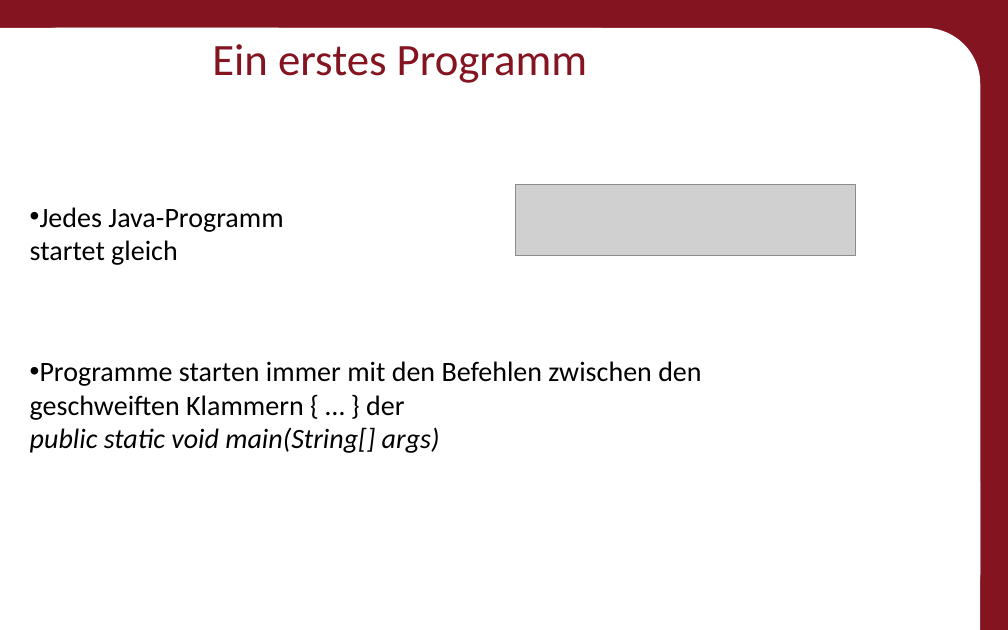
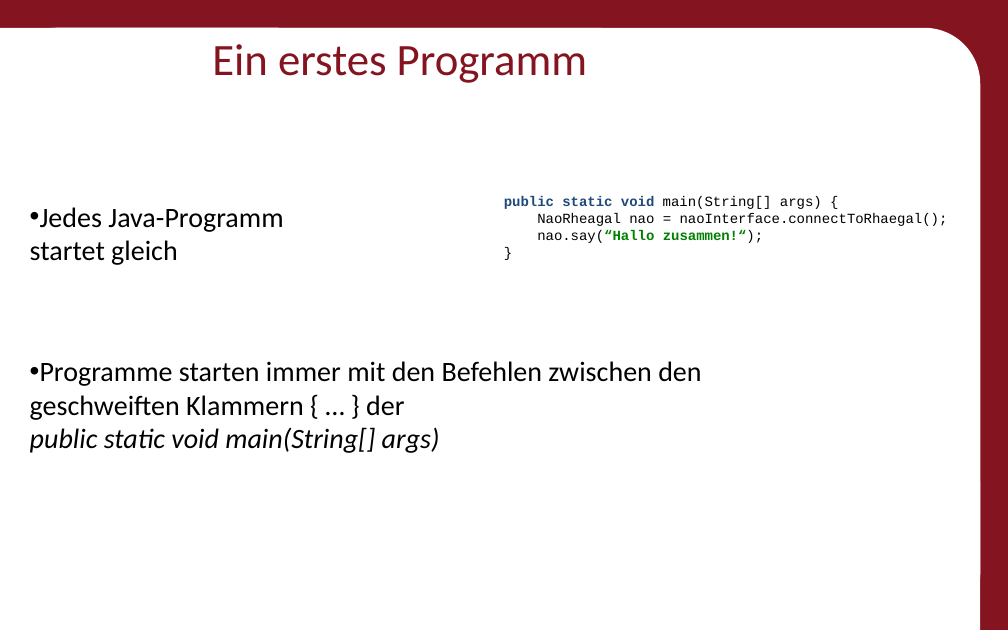
Before and after one commit to Roboscope/java-with-nao, a slide deck: slide 11 of Präsentationen/Anfänger - Java mit NAO.pptx. Drawn at 1008x630 pixels with LibreOffice and Linux fonts; fonts in the diff are those of the drawing; grey boxes stand for pictures; background and template pictures are left out. Boxes give left, top, right and bottom in pixels: in the first picture for what was removed or moved away, otherwise in the second. Text is boxed around its words. In the diff, an @@ line names an element or a change of style, - is before the commit and + after.

Commit message:
Rhagear to Rheagal in library and began improvements on presentation

```diff
--- a/Präsentationen/Anfänger - Java mit NAO.pptx
+++ b/Präsentationen/Anfänger - Java mit NAO.pptx
@@ text added at (504,196,948,243), 10 pt, text #000000 @@
+public static void main(String[] args) {
+NaoRheagal nao = naoInterface.connectToRhaegal();
+nao.say(“Hallo zusammen!“);
+}
@@ picture removed at (516,184,856,256) @@
```
Also in this commit, not shown: 13 other slides changed, 20 other files.
